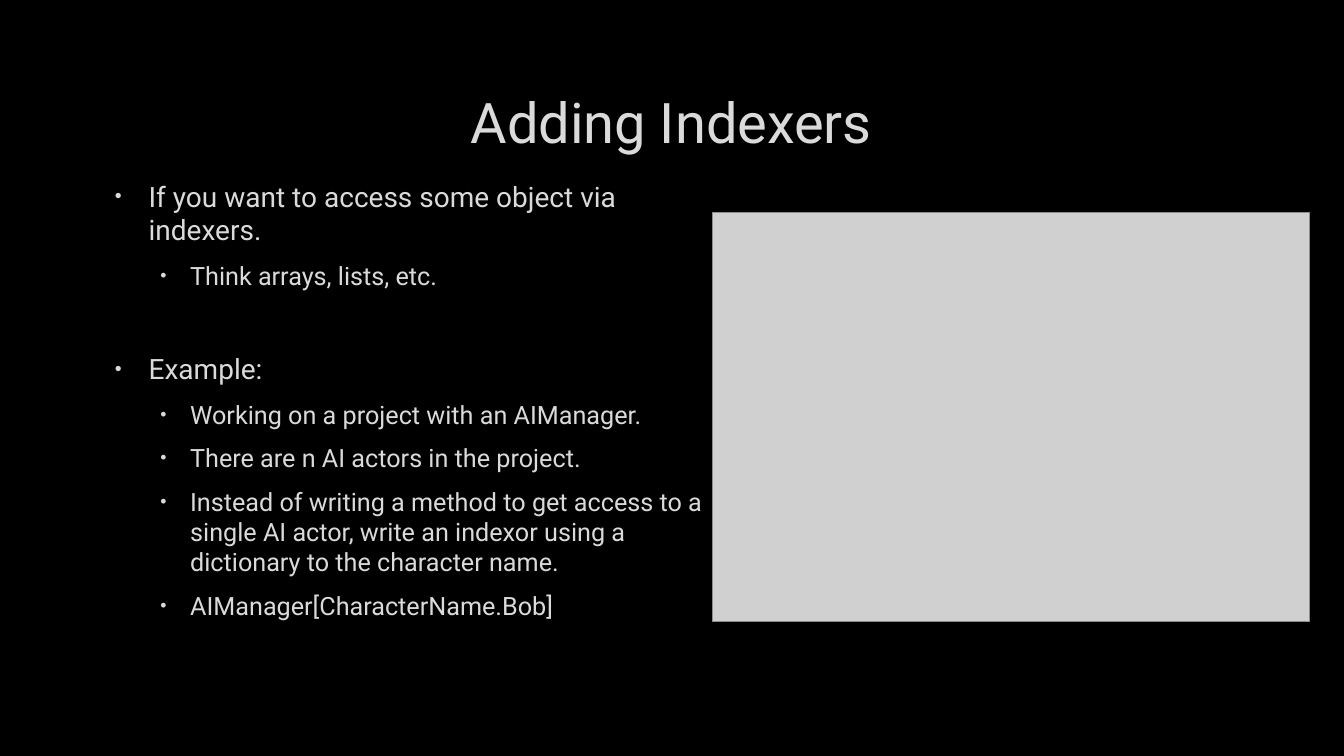
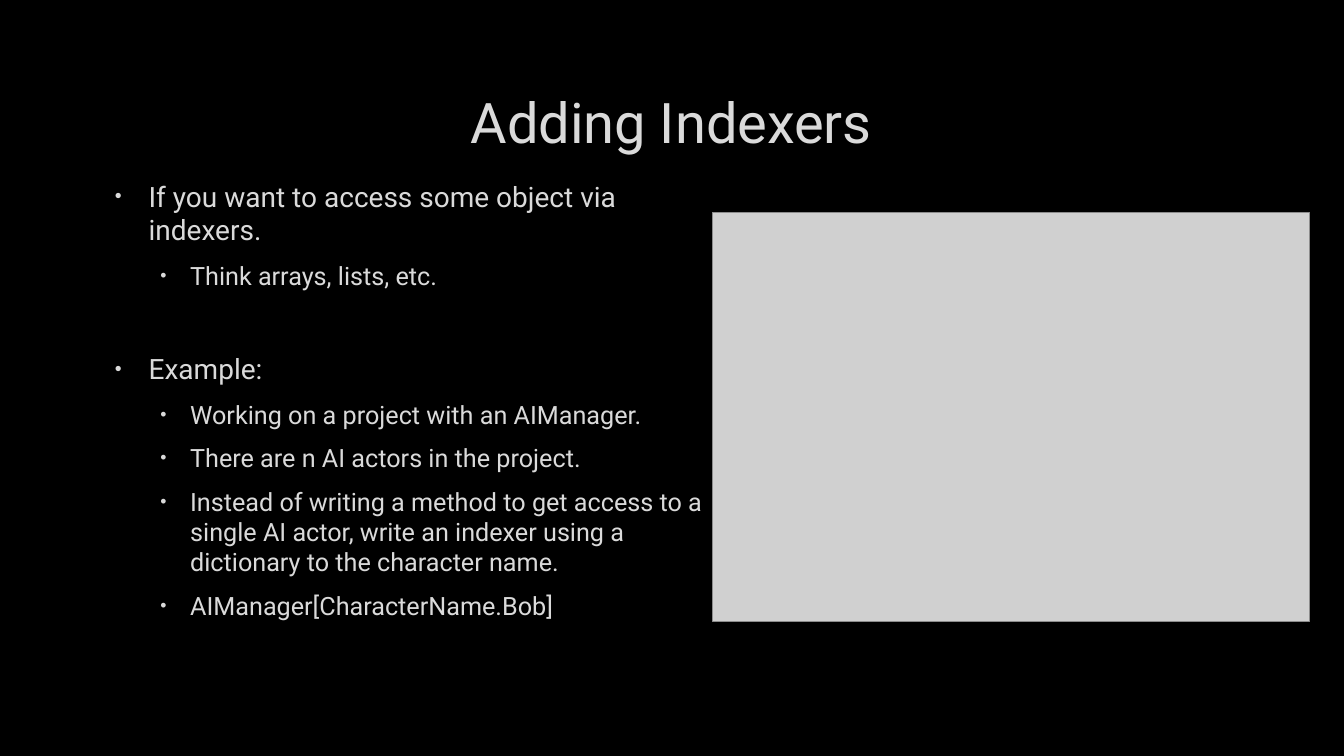
Before and after one commit to darrare/CS-3020, a slide deck: slide 17 of Documents/Powerpoints/1.4 Operators and Overloading.pptx. Drawn at 1344x756 pixels with LibreOffice and Linux fonts; fonts in the diff are those of the drawing; grey boxes stand for pictures; background and template pictures are left out. Boxes give left, top, right and bottom in pixels: in the first picture for what was removed or moved away, otherwise in the second. Text is boxed around its words. In the diff, an @@ line names an element or a change of style, - is before the commit and + after.

```diff
--- a/Documents/Powerpoints/1.4 Operators and Overloading.pptx
+++ b/Documents/Powerpoints/1.4 Operators and Overloading.pptx
@@ text at (x1=190, y1=492, x2=702, y2=577): text changed @@
-  • Instead of writing a method to get access to a single AI actor, write an indexor using a dictionary to the character name.
+  • Instead of writing a method to get access to a single AI actor, write an indexer using a dictionary to the character name.
```
Also in this commit, not shown: 1 slide added, 5 other files.
